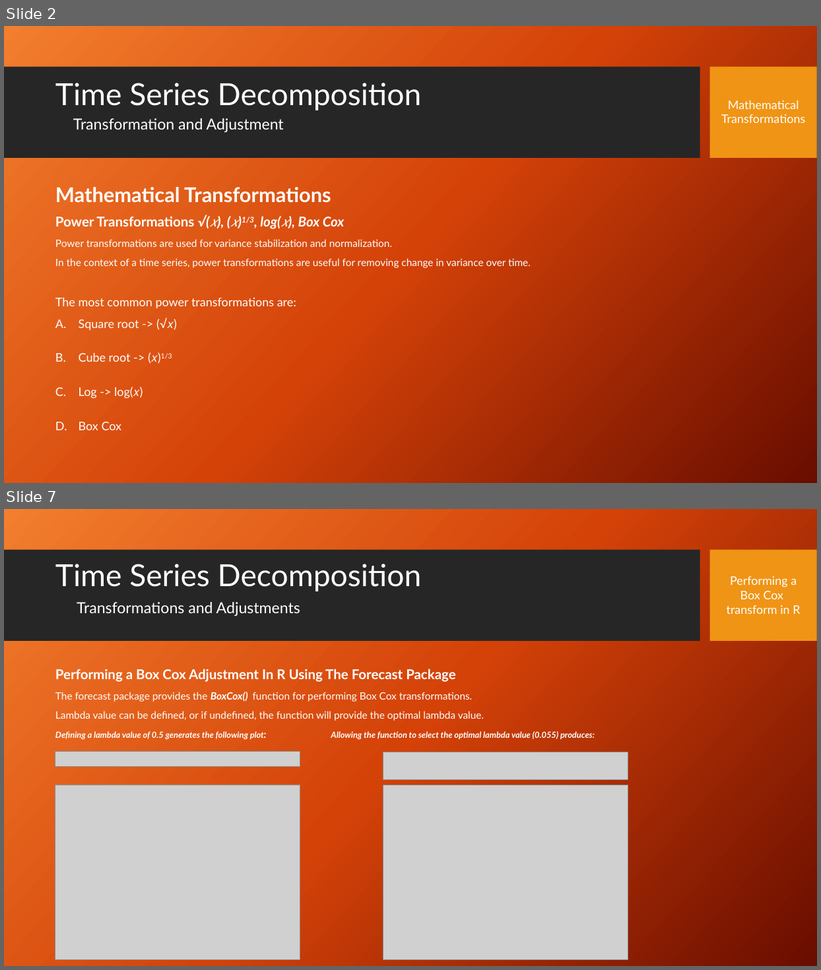
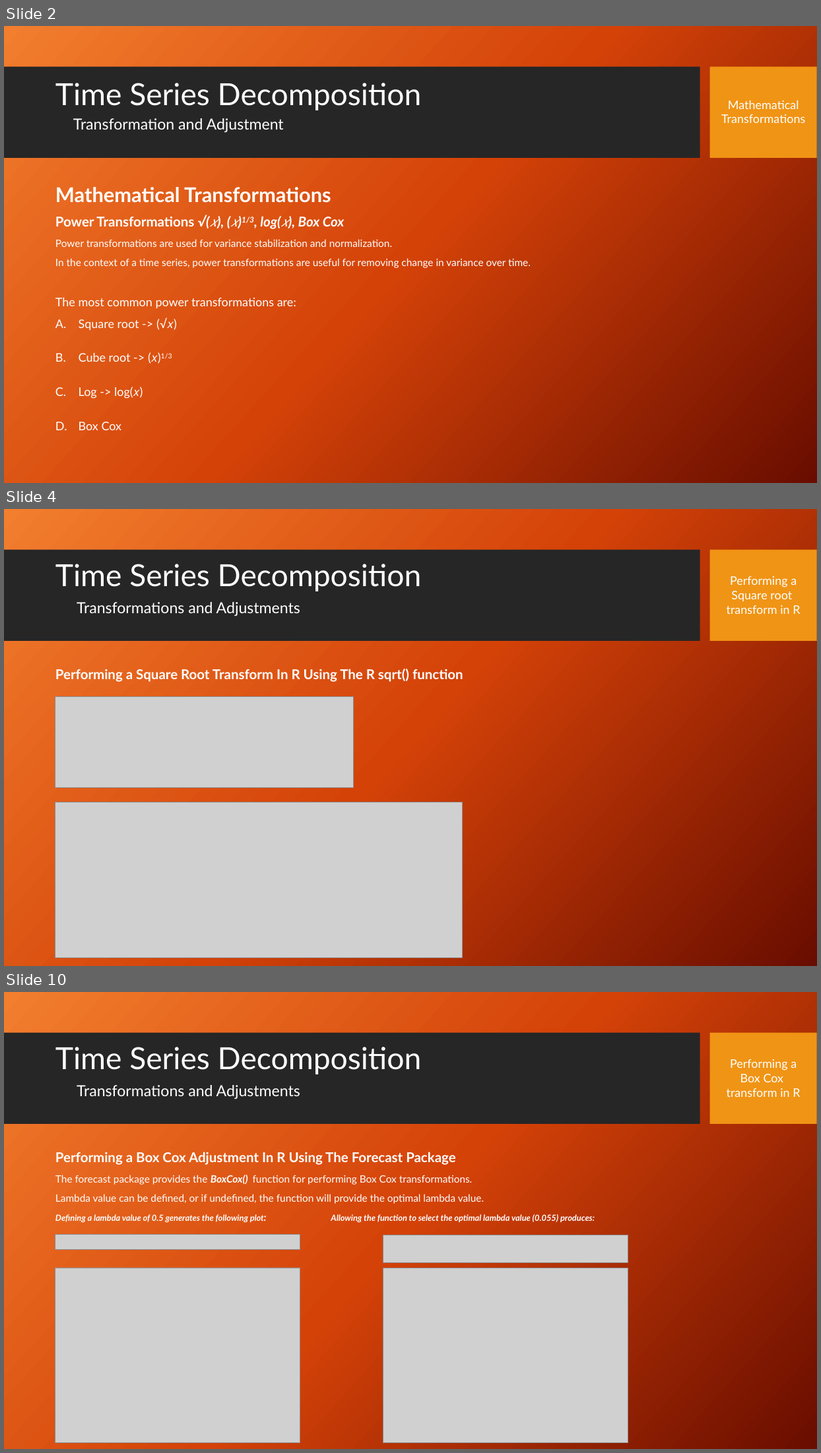
Before and after one commit to stephen-haslett/data-624, a slide deck: Data624TimeSeriesDecompPresentation.pptx. Shown one above the other, each under a label of ours: slides 2 and 7 before the commit, slides 2, 4 and 10 after it; the slides between them are not shown. The pictures are 821x970 and 821x1453 pixels, drawn with LibreOffice and Linux fonts; fonts in the diff are those of the drawing; grey boxes stand for pictures; background and template pictures are left out. Boxes give left, top, right and bottom in pixels: in the first picture for what was removed or moved away, otherwise in the second. Text is boxed around its words. In the diff, an @@ line names an element or a change of style, - is before the commit and + after.

Commit message:
Finishing transformations section

```diff
--- a/Data624TimeSeriesDecompPresentation.pptx
+++ b/Data624TimeSeriesDecompPresentation.pptx
@@ slide 4 added at (4,509,817,966), background picture (left out); not listed: 2 template elements that a slide beside it also shows @@
@@ title added at (55,564,422,591), 36 pt, text #FFFFFF @@
+Time Series Decomposition
@@ text added at (727,576,800,614), 14 pt, text #FFFFFF @@
+Performing a
+Square root
+transform in R
@@ text added at (77,602,300,616), 18 pt, text #FFFFFF @@
+Transformations and Adjustments
@@ text added at (55,669,463,682), 16 pt, text #FFFFFF, bold @@
+Performing a Square Root Transform In R Using The R sqrt() function
@@ picture added at (55,697,354,788) @@
@@ picture added at (55,803,462,958) @@
@@ what was slide 7 is now slide 10 @@
```
Also in this commit, not shown: 6 slides changed, 2 other slides added.
